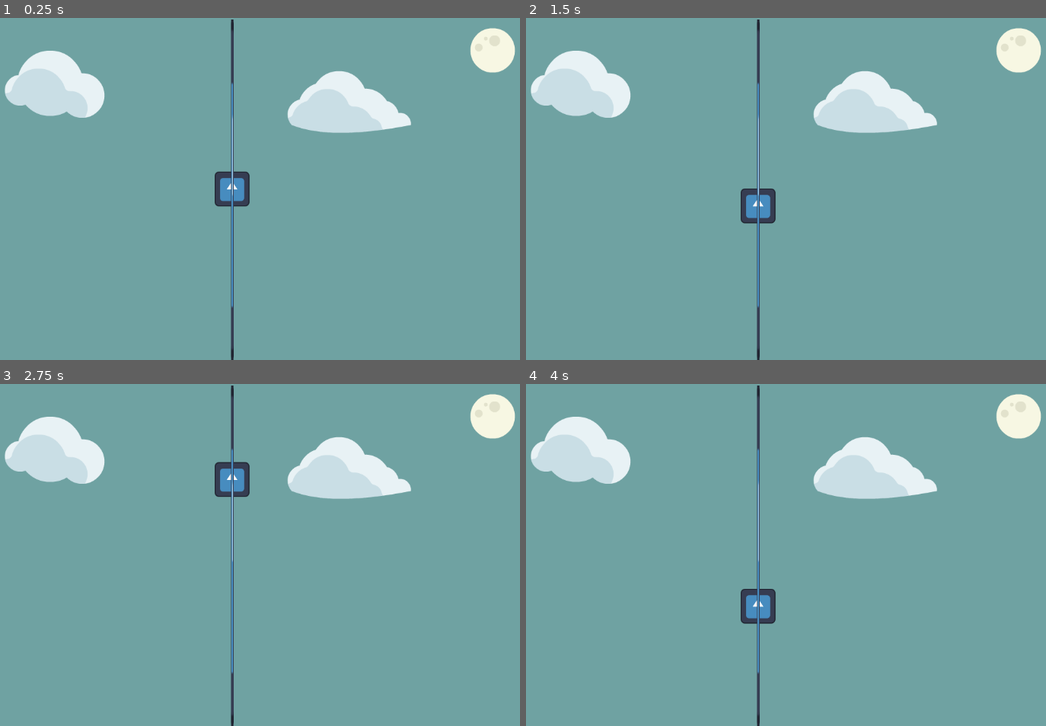
Above: before the commit, frames 1-4 (two rows, left to right).
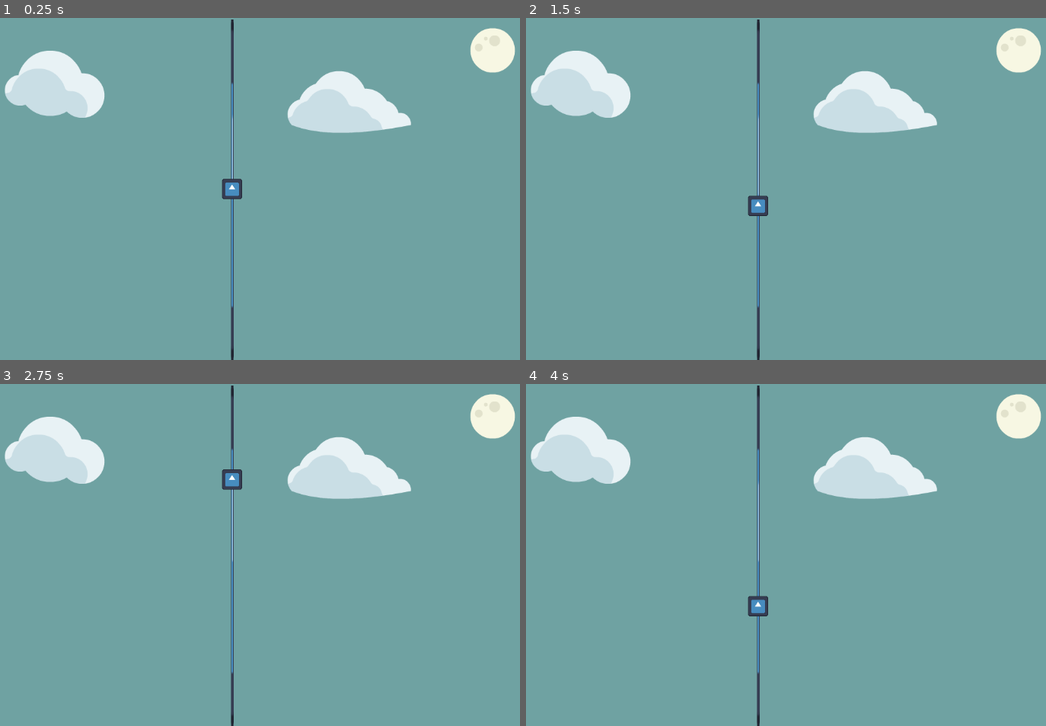
Above: after the commit, the same moments.

Repository: JohannesLadurner/OneButtonGame
Game: Godot game, scene res://scenes/world.tscn
The game is run twice, just before and just after one commit, with the same random seed, the same clock (stepped at 60 frames per second) and the same inputs. This scene is started directly instead of the project's main scene. The engine's default icon, where the game draws it, is replaced by a stand-in: a white triangle on a blue panel in a dark square.
Inputs (mouse positions are in pixels of both pictures, inside the frame that each line leads up to):
- Up to frame 1 (0.25 s): no input
- Up to frame 2 (1.5 s): tap Enter at 0.5 s; move the mouse to (890, 171) at 0.52 s; tap Space at 1.25 s; move the mouse to (635, 206) at 1.27 s
- Up to frame 3 (2.75 s): tap Enter at 2 s; move the mouse to (291, 479) at 2.02 s
- Up to frame 4 (4 s): tap Space at 2.75 s; move the mouse to (728, 623) at 2.77 s; tap Enter at 3.5 s; move the mouse to (942, 606) at 3.52 s

The runs differ from the first frame. In frame 1, 0.6% of the frame differs, in the area x 41-49%, y 44-56%; in frame 2, 0.6%; in frame 3, 0.6%; in frame 4, 0.6%.
Error in both runs: Invalid type in function '_generate_data_points' in base 'Node2D (world.gd)'. Cannot convert argument 1 from Nil to Array. (res://scenes/world.gd:21)

Commit message:
feat: added trail feedback (not balanced), scaled player, added song for testing

Diff:
--- a/player.tscn
+++ b/player.tscn
@@ -1,11 +1,11 @@
 [gd_scene load_steps=3 format=3 uid="uid://dvrjb7ialos74"]
 
 [ext_resource type="Script" path="res://Player.gd" id="1_av2vw"]
-[ext_resource type="Texture2D" uid="uid://cx6okvb4g4drv" path="res://icon.svg" id="2_kgb2w"]
+[ext_resource type="Texture2D" uid="uid://bxwxjk381b4ir" path="res://icon.svg" id="2_kgb2w"]
 
 [node name="Player" type="Node2D"]
 script = ExtResource("1_av2vw")
 
 [node name="Sprite2D" type="Sprite2D" parent="."]
-scale = Vector2(0.515625, 0.515625)
+scale = Vector2(0.3, 0.3)
 texture = ExtResource("2_kgb2w")
--- a/scenes/world.gd
+++ b/scenes/world.gd
@@ -4,7 +4,7 @@
 class DataPoint:
 	var x: int
 	var y: int
-	var distance: int
+	var player_distance: int = -1
 
 var data_points = []
 var max_height = 500
@@ -37,6 +37,7 @@
 	$Camera2D.position.x = pos_x + camera_offset
 	$Sprite2D.position.x = pos_x
 	$Player.position.x = pos_x
+	data_points[data_index].player_distance = abs($Player.position.y - data_points[data_index].y)
 	$WaveClearedViewportContainer.position.x = pos_x - $WaveClearedViewportContainer.size.x - 5
 	$WaveClearedViewportContainer.queue_redraw()
 
@@ -62,11 +63,19 @@
 func _on_wave_cleared_viewport_container_draw():
 	var index = data_index
 	var offset = $Sprite2D.position.x
-	var draw_width = $WaveClearedViewportContainer.size.x-300
+	var draw_width = $WaveClearedViewportContainer.size.x+25
 	while offset - data_points[index].x < draw_width && index > 0:
+		var color
+
+		#Use color depending on how near the player got
+		if data_points[index].player_distance == -1: color = Color.WHITE #No data available
+		elif data_points[index].player_distance < 50: color = Color.GREEN
+		elif data_points[index].player_distance < 100: color = Color.ORANGE
+		else: color = Color.RED
+
 		var from = Vector2($WaveClearedViewportContainer.size.x+5-(offset-data_points[index].x), data_points[index].y)
 		var to = Vector2($WaveClearedViewportContainer.size.x+5-(offset-data_points[index-1].x), data_points[index-1].y)
-		$WaveClearedViewportContainer.draw_line(from, to, Color.GREEN, 3.0, true)
+		$WaveClearedViewportContainer.draw_line(from, to, color, 3.0, true)
 		index = index - 1
 
 func _generate_data_points(heights: Array):
@@ -86,6 +95,5 @@
 		var data_point = DataPoint.new()
 		data_point.x = x
 		data_point.y = 600-heights[i]
-		data_point.distance = distance
 		data_points.push_back(data_point)
 	return data_points
--- a/scenes/world.tscn
+++ b/scenes/world.tscn
@@ -1,19 +1,16 @@
 [gd_scene load_steps=8 format=3 uid="uid://b5e66h1lmbkyg"]
 
 [ext_resource type="Script" path="res://scenes/world.gd" id="1_256xi"]
-[ext_resource type="Texture2D" uid="uid://cx6okvb4g4drv" path="res://icon.svg" id="2_g3lia"]
+[ext_resource type="Texture2D" uid="uid://bxwxjk381b4ir" path="res://icon.svg" id="2_g3lia"]
 [ext_resource type="PackedScene" uid="uid://dvrjb7ialos74" path="res://player.tscn" id="2_k83xy"]
-[ext_resource type="Texture2D" uid="uid://h4qvh0ekqhyn" path="res://background/cloud1.png" id="3_p6kh4"]
-[ext_resource type="Texture2D" uid="uid://d076ilt7dxkiu" path="res://background/cloud7.png" id="4_7xwx3"]
-[ext_resource type="Texture2D" uid="uid://dsn4n2713gcgl" path="res://background/moon_full.png" id="5_q7r6a"]
+[ext_resource type="Texture2D" uid="uid://cyoq01ne448v2" path="res://background/cloud1.png" id="3_p6kh4"]
+[ext_resource type="Texture2D" uid="uid://ccw7iscs7tqex" path="res://background/cloud7.png" id="4_7xwx3"]
+[ext_resource type="Texture2D" uid="uid://bvmd0w7fosmr2" path="res://background/moon_full.png" id="5_q7r6a"]
 
 [sub_resource type="CanvasTexture" id="CanvasTexture_48cen"]
 
 [node name="World" type="Node2D"]
 script = ExtResource("1_256xi")
-
-[node name="Player" parent="." instance=ExtResource("2_k83xy")]
-position = Vector2(575, 324)
 
 [node name="AudioStreamPlayer" type="AudioStreamPlayer" parent="."]
 autoplay = true
@@ -61,8 +58,8 @@
 centered = false
 
 [node name="WaveClearedViewportContainer" type="SubViewportContainer" parent="."]
-offset_right = 40.0
-offset_bottom = 40.0
+offset_right = 572.0
+offset_bottom = 660.0
 
 [node name="WaveClearedViewport" type="SubViewport" parent="WaveClearedViewportContainer"]
 transparent_bg = true
@@ -70,4 +67,7 @@
 size = Vector2i(572, 660)
 render_target_update_mode = 4
 
+[node name="Player" parent="." instance=ExtResource("2_k83xy")]
+position = Vector2(575, 324)
+
 [connection signal="draw" from="WaveClearedViewportContainer" to="." method="_on_wave_cleared_viewport_container_draw"]
Not shown, changed: Jetta-I_d-Love-to-Change-the-World-_Matstubs-Remix_.wav
